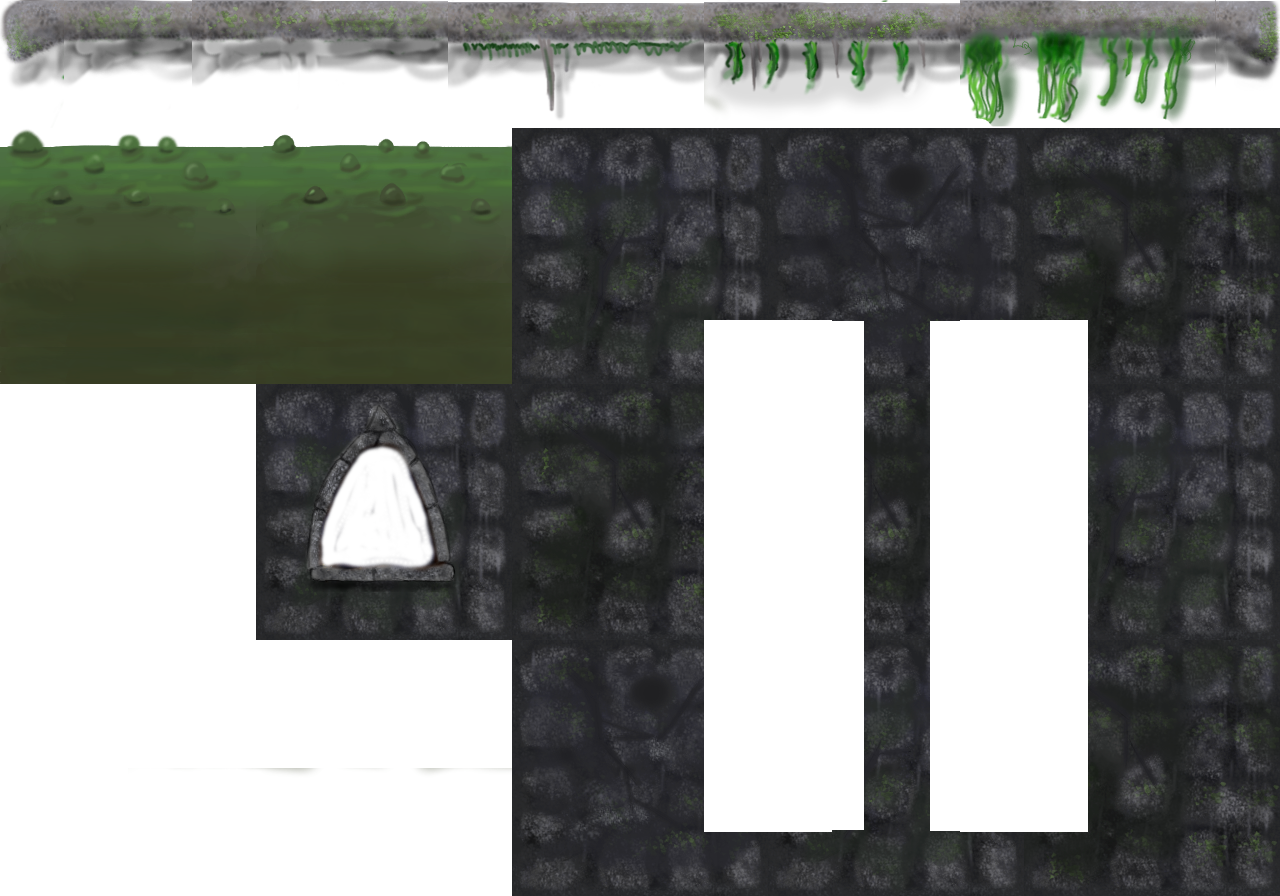
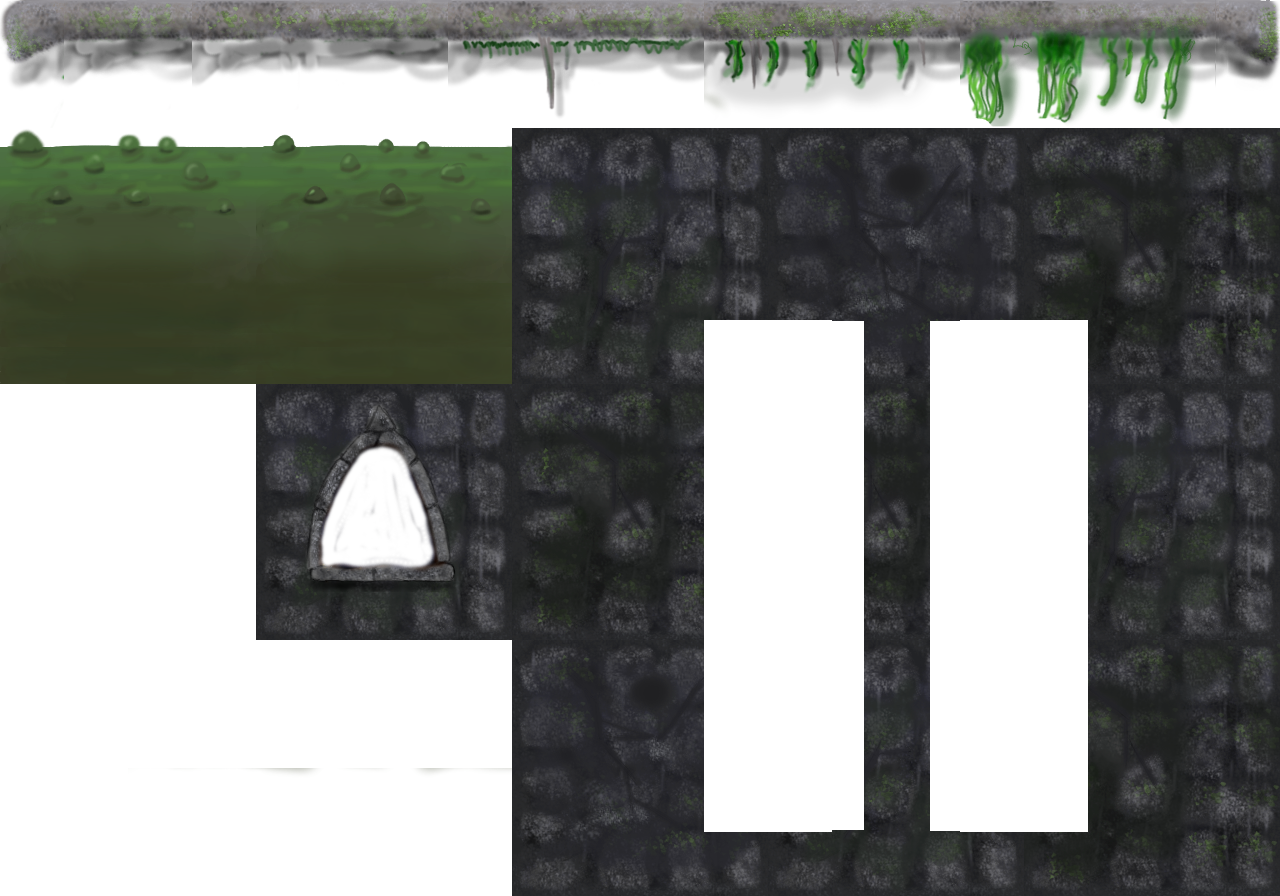
Layers edited between the first and the second (1280, 896) image:
painted on "Tausta" over <box>20,0,1270,121</box>
